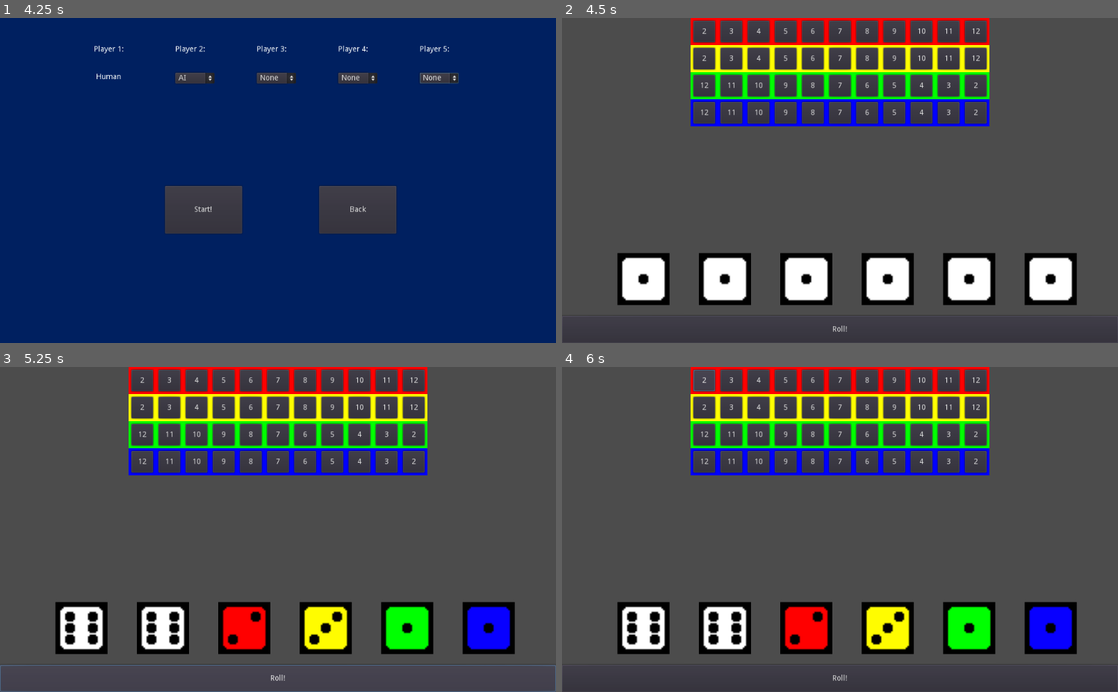
Above: before the commit, frames 1-4 (two rows, left to right).
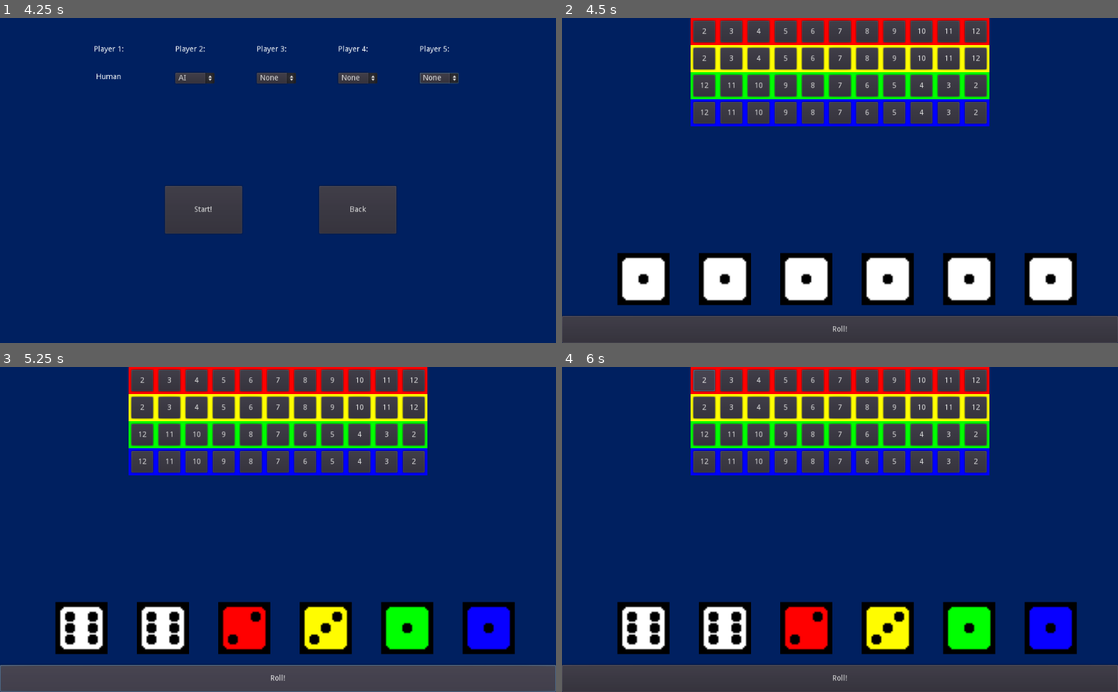
Above: after the commit, the same moments.

Repository: hamzasclone2/qwixxLike
Game: Godot game, scene res://MainMenu.tscn
Same seed, same stepped clock (60 frames per second), same inputs: the game is played once before the commit and once after it.
Inputs:
- Up to frame 1 (4.25 s): click "Play Game" at 0.5 s; click "None" at 1.25 s; click "None" at 2 s; click "None" at 2.75 s; click "Start!" at 3.5 s
- Up to frame 2 (4.5 s): click "Start!" at 4.25 s
- Up to frame 3 (5.25 s): click "Roll!" at 5 s
- Up to frame 4 (6 s): click "2" at 5.75 s

Frame 1 is identical in both runs. In frame 2, 65% of the frame differs, in the area x 0-100%, y 0-100%; in frame 3, 65%; in frame 4, 65%.

Commit message:
added autoload

Diff:
--- a/Game.tscn
+++ b/Game.tscn
@@ -5,6 +5,14 @@
 
 [node name="Game" type="Node"]
 script = ExtResource( 1 )
+
+[node name="Background" type="ColorRect" parent="."]
+anchor_right = 1.0
+anchor_bottom = 1.0
+color = Color( 0, 0.129412, 0.380392, 1 )
+__meta__ = {
+"_edit_use_anchors_": false
+}
 
 [node name="Dice" type="Control" parent="."]
 anchor_top = 0.678
--- a/PlayerSelectMenu.gd
+++ b/PlayerSelectMenu.gd
@@ -1,6 +1,18 @@
 extends Control
 
+onready var player2 = get_node("Control/OptionButton")
+onready var player3 = get_node("Control/OptionButton2")
+onready var player4 = get_node("Control/OptionButton3")
+onready var player5 = get_node("Control/OptionButton4")
+
 func _on_Button_pressed():
+	Players.player2Type = player2.get_item_text(player2.get_selected_id())
+	Players.player3Type = player3.get_item_text(player3.get_selected_id())
+	Players.player4Type = player4.get_item_text(player4.get_selected_id())
+	Players.player5Type = player5.get_item_text(player5.get_selected_id())
+
+	Players.setup()
+
 	get_tree().change_scene("res://Game.tscn")
 
 
--- /dev/null
+++ b/Players.gd
@@ -0,0 +1,37 @@
+extends Node
+
+var player2Type
+var player3Type
+var player4Type
+var player5Type
+
+var playerScoreSheets = []
+
+func printTypes():
+	print(player2Type)
+	print(player3Type)
+	print(player4Type)
+	print(player5Type)
+
+func setup():
+	var startingScoresheet = [
+		[0,0,0,0,0,0,0,0,0,0,-1],
+		[0,0,0,0,0,0,0,0,0,0,-1],
+		[0,0,0,0,0,0,0,0,0,0,-1],
+		[0,0,0,0,0,0,0,0,0,0,-1]
+	]
+
+	playerScoreSheets.append(startingScoresheet) # Player 1
+	playerScoreSheets.append(startingScoresheet) # Player 2
+	if(player3Type != "None"):
+		playerScoreSheets.append(startingScoresheet)
+	else:
+		playerScoreSheets.append([])
+	if(player4Type != "None"):
+		playerScoreSheets.append(startingScoresheet)
+	else:
+		playerScoreSheets.append([])
+	if(player5Type != "None"):
+		playerScoreSheets.append(startingScoresheet)
+	else:
+		playerScoreSheets.append([])
--- a/project.godot
+++ b/project.godot
@@ -14,6 +14,10 @@
 run/main_scene="res://MainMenu.tscn"
 config/icon="res://icon.png"
 
+[autoload]
+
+Players="*res://Players.gd"
+
 [gui]
 
 common/drop_mouse_on_gui_input_disabled=true
